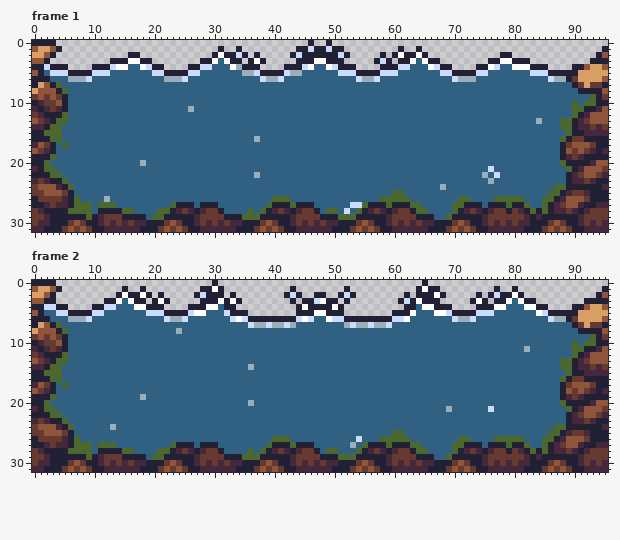
Edited in one commit: pixel-art file (resources/sprites/original/maps/separate/water.ase). Above is the file before it was changed.
96x32 pixels, 12 frames. Shown: frame 1, frame 2. The commit also changed other frames, which this record leaves out.
And afterwards:
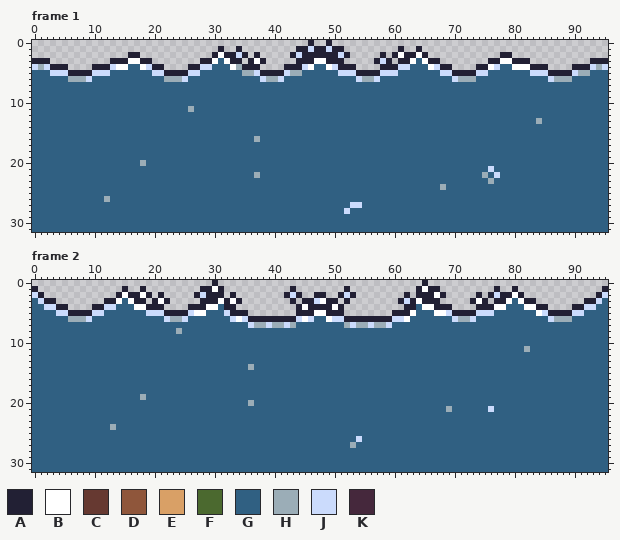
Palette (. is transparent): A #222034  B #ffffff  C #663931  D #8f563b  E #d9a066  F #4b692f  G #306082  H #9badb7  J #cbdbfc  K #45283c
The exact change:
layer "Layer 2" now hidden
Changed rows in their new state; - is an unchanged pixel.
Frame 1:
first column x 0:
 0 ....--------------------------------------------------------------------------------------------
 1 .....------------------------------------------------------------------------------------------.
 2 ....------------------------------------------------------------------------------------------..
 3 AA----------------------------------------------------------------------------------------------
 4 JH------------------------------------------------------------------------------------------AJHJ
 5 GG----------------------------------------------------------------------------------------JHHGGG
 6 GGG--------------------------------------------------------------------------------------HGGGGGG
 7 GGGGG-------------------------------------------------------------------------------------GGGGGG
 8 GGGGGG-------------------------------------------------------------------------------------GGGGG
 9 GGGGGG---------------------------------------------------------------------------------------GGG
10 GGGGGG------------------------------------------------------------------------------------G-GGGG
11 GGGGGG------------------------------------------------------------------------------------GGGGGG
12 GGGGGG------------------------------------------------------------------------------------GGGGGG
13 GGGGGG----------------------------------------------------------------------------------GGGGGGGG
14 GGGGG-----------------------------------------------------------------------------------GGGGGGGG
15 GGGGG------------------------------------------------------------------------------------GGGGGGG
16 GGGGG-----------------------------------------------------------------------------------GGGGGGGG
17 GGGG-G----------------------------------------------------------------------------------GGGGGGGG
18 GGGG------------------------------------------------------------------------------------GGGGGGGG
19 GGGG------------------------------------------------------------------------------------GGGGGGGG
20 GGG-------------------------------------------------------------------------------------GGGGGGGG
21 GGGG-------------------------------------------------------------------------------------GGGGGGG
22 GGGGG------------------------------------------------------------------------------------GGGGGGG
23 GGGGGG-----------------------------------------------------------------------------------GGGGGGG
24 GGGGGGG--------------------------------------------------------------------------------GGGGGGGGG
25 GGGGGGG-----------------------------------------------------GG------------------------GGGGGGGGGG
26 GGGGGGGG--------------------------------GGG---------------GGGGG--------GG----GGGGG---GGGGGGGGGGG
27 GGGGGGGGGG-GGG---------GGGG-GGG--------GGGGGGGG--------GGGGGGGGGG-----GGGGG-GGGGGGG--GGGGGGGGGGG
28 GGGGGGGGGG-GGGGGG----GGGGGGGGGGG----G-GGGGGGGGGG-GG---GGGGGGGGGGGG----GGGGGGGGGGGGGGGGGGGGGGGGGG
29 GGGGGGGGGGGGGGGGGGG-GGGGGGGGGGGGGGGGGGGGGGGGGGGGGGGGGGGGGGGGGGGGGGG--GGGGGGGGGGGGGGGGGGGGGGGGGGG
30 GGGGGGGGGGGGGGGGGGGGGGGGGGGGGGGGGGGGGGGGGGGGGGGGGGGGGGGGGGGGGGGGGGGGGGGGGGGGGGGGGGGGGGGGGGGGGGGG
31 GGGGGGGGGGGGGGGGGGGGGGGGGGGGGGGGGGGGGGGGGGGGGGGGGGGGGGGGGGGGGGGGGGGGGGGGGGGGGGGGGGGGGGGGGGGGGGGG
Frame 2:
first column x 0:
 0 ....--------------------------------------------------------------------------------------------
 1 A....-------------------------------------------------------------------------------------------
 2 JA..-------------------------------------------------------------------------------------------J
 3 GJ--------------------------------------------------------------------------------------------JG
 4 GG------------------------------------------------------------------------------------------JJGG
 5 GG----------------------------------------------------------------------------------------JJGGGG
 6 GGG--------------------------------------------------------------------------------------HGGGGGG
 7 GGGGG-------------------------------------------------------------------------------------GGGGGG
 8 GGGGGG-------------------------------------------------------------------------------------GGGGG
 9 GGGGGG---------------------------------------------------------------------------------------GGG
10 GGGGGG------------------------------------------------------------------------------------G-GGGG
11 GGGGGG------------------------------------------------------------------------------------GGGGGG
12 GGGGGG------------------------------------------------------------------------------------GGGGGG
13 GGGGGG----------------------------------------------------------------------------------GGGGGGGG
14 GGGGG-----------------------------------------------------------------------------------GGGGGGGG
15 GGGGG------------------------------------------------------------------------------------GGGGGGG
16 GGGGG-----------------------------------------------------------------------------------GGGGGGGG
17 GGGG-G----------------------------------------------------------------------------------GGGGGGGG
18 GGGG------------------------------------------------------------------------------------GGGGGGGG
19 GGGG------------------------------------------------------------------------------------GGGGGGGG
20 GGG-------------------------------------------------------------------------------------GGGGGGGG
21 GGGG-------------------------------------------------------------------------------------GGGGGGG
22 GGGGG------------------------------------------------------------------------------------GGGGGGG
23 GGGGGG-----------------------------------------------------------------------------------GGGGGGG
24 GGGGGGG--------------------------------------------------------------------------------GGGGGGGGG
25 GGGGGGG-----------------------------------------------------GG------------------------GGGGGGGGGG
26 GGGGGGGG--------------------------------GGG---------------GGGGG--------GG----GGGGG---GGGGGGGGGGG
27 GGGGGGGGGG-GGG---------GGGG-GGG--------GGGGGGGG--------GGGGGGGGGG-----GGGGG-GGGGGGG--GGGGGGGGGGG
28 GGGGGGGGGG-GGGGGG----GGGGGGGGGGG----G-GGGGGGGGGG-GG---GGGGGGGGGGGG----GGGGGGGGGGGGGGGGGGGGGGGGGG
29 GGGGGGGGGGGGGGGGGGG-GGGGGGGGGGGGGGGGGGGGGGGGGGGGGGGGGGGGGGGGGGGGGGG--GGGGGGGGGGGGGGGGGGGGGGGGGGG
30 GGGGGGGGGGGGGGGGGGGGGGGGGGGGGGGGGGGGGGGGGGGGGGGGGGGGGGGGGGGGGGGGGGGGGGGGGGGGGGGGGGGGGGGGGGGGGGGG
31 GGGGGGGGGGGGGGGGGGGGGGGGGGGGGGGGGGGGGGGGGGGGGGGGGGGGGGGGGGGGGGGGGGGGGGGGGGGGGGGGGGGGGGGGGGGGGGGG
Pixel boxes of the changes (left, top, right, bottom) in both pictures:
changed: (32, 40, 608, 232)
changed: (32, 280, 608, 472)
